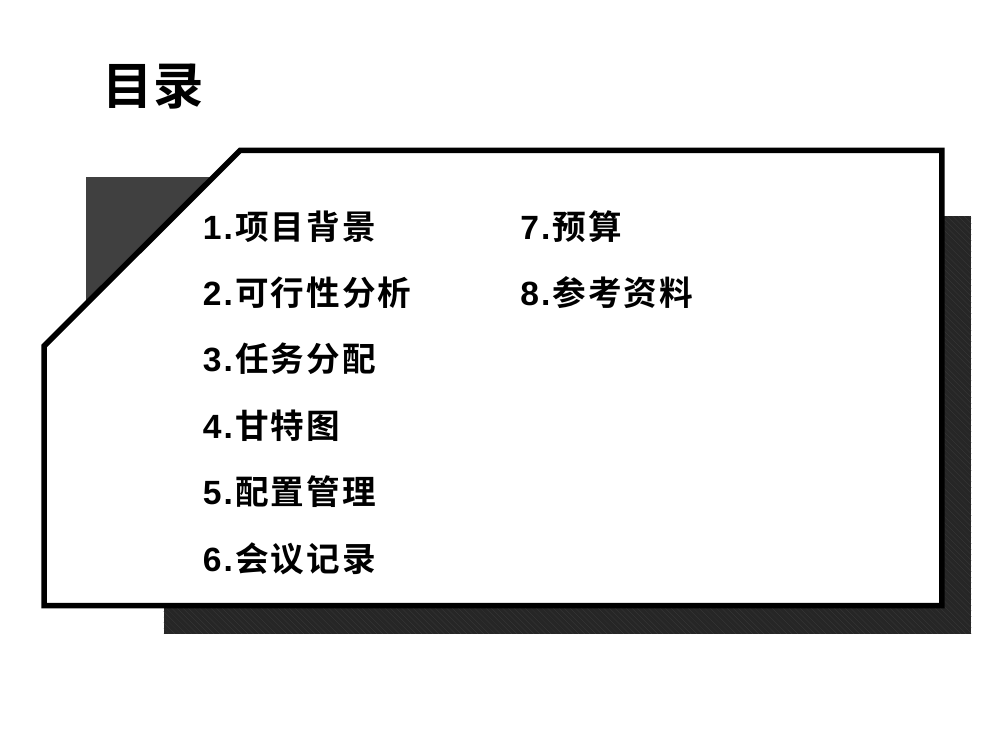
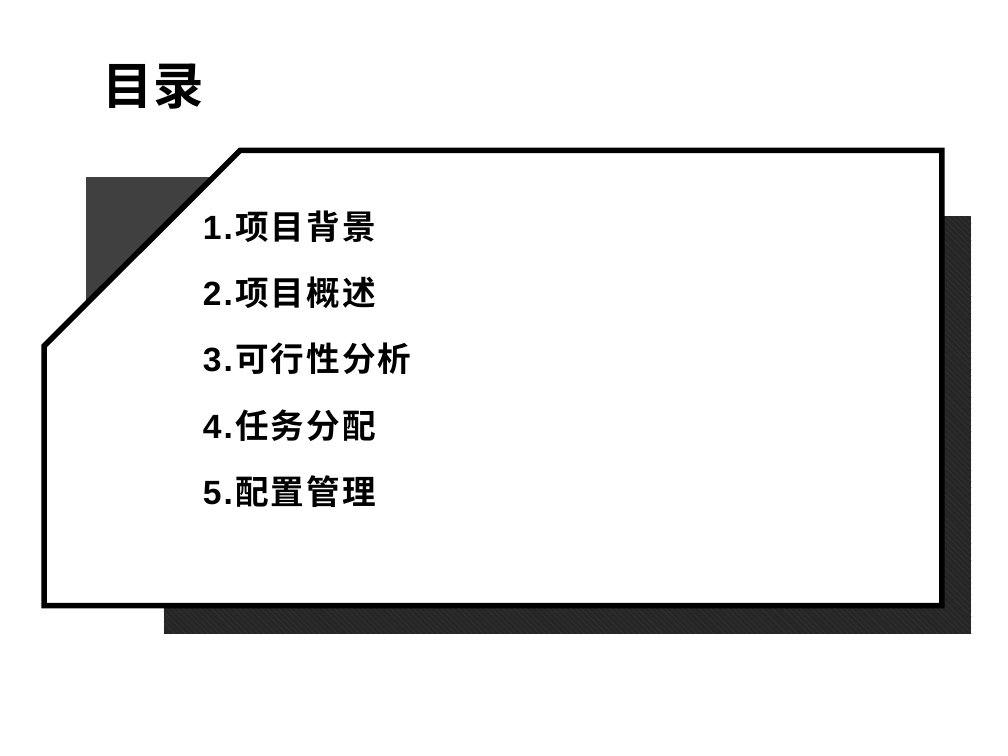
Before and after one commit to ConstanTWT/SE2020-G01, a slide deck: slide 3 of 项目计划书/G01小组项目计划PPT0.1.pptx. Drawn at 1008x756 pixels with LibreOffice and Linux fonts; fonts in the diff are those of the drawing; background and template pictures are left out. Boxes give left, top, right and bottom in pixels: in the first picture for what was removed or moved away, otherwise in the second. Text is boxed around its words. In the diff, an @@ line names an element or a change of style, - is before the commit and + after.

```diff
--- a/项目计划书/G01小组项目计划PPT0.1.pptx
+++ b/项目计划书/G01小组项目计划PPT0.1.pptx
@@ text removed at box(520, 212, 693, 308) @@
-7.预算
-8.参考资料
@@ text at box(203, 278, 412, 441): text changed @@
-2.可行性分析
-3.任务分配
-4.甘特图
+2.项目概述
+3.可行性分析
+4.任务分配
@@ text at box(203, 544, 376, 574): paragraph removed @@
-6.会议记录
```
Also in this commit, not shown: 5 other slides changed, 4 slides added, 5 slides removed, 3 other files.
